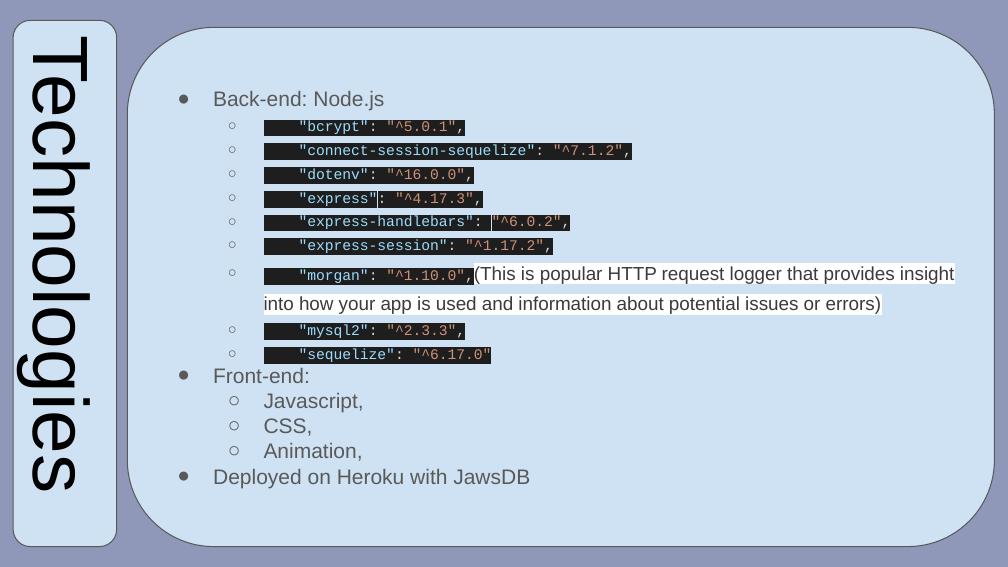
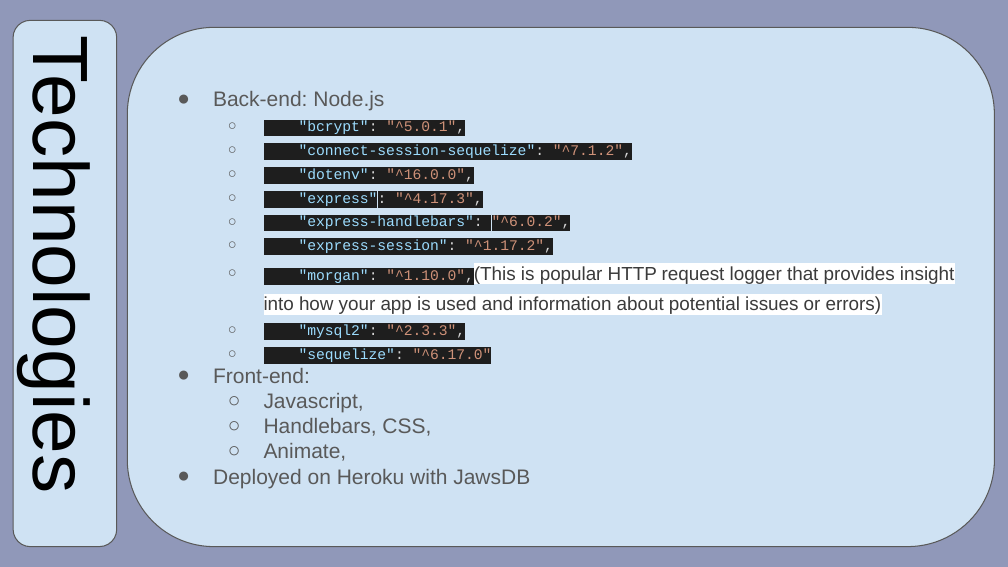
Before and after one commit to WardVanlaar/lord-of-the-rinks, a slide deck: slide 4 of assets/Project#2.pptx. Drawn at 1008x567 pixels with LibreOffice and Linux fonts; fonts in the diff are those of the drawing. Boxes give left, top, right and bottom in pixels: in the first picture for what was removed or moved away, otherwise in the second. Text is boxed around its words. In the diff, an @@ line names an element or a change of style, - is before the commit and + after.

```diff
--- a/assets/Project#2.pptx
+++ b/assets/Project#2.pptx
@@ text in rounded rectangle at (x1=264, y1=418, x2=431, y2=461): text changed @@
-  ○ CSS,
-  ○ Animation,
+  ○ Handlebars, CSS,
+  ○ Animate,
```
Also in this commit, not shown: 1 other slide changed, 3 other files.
